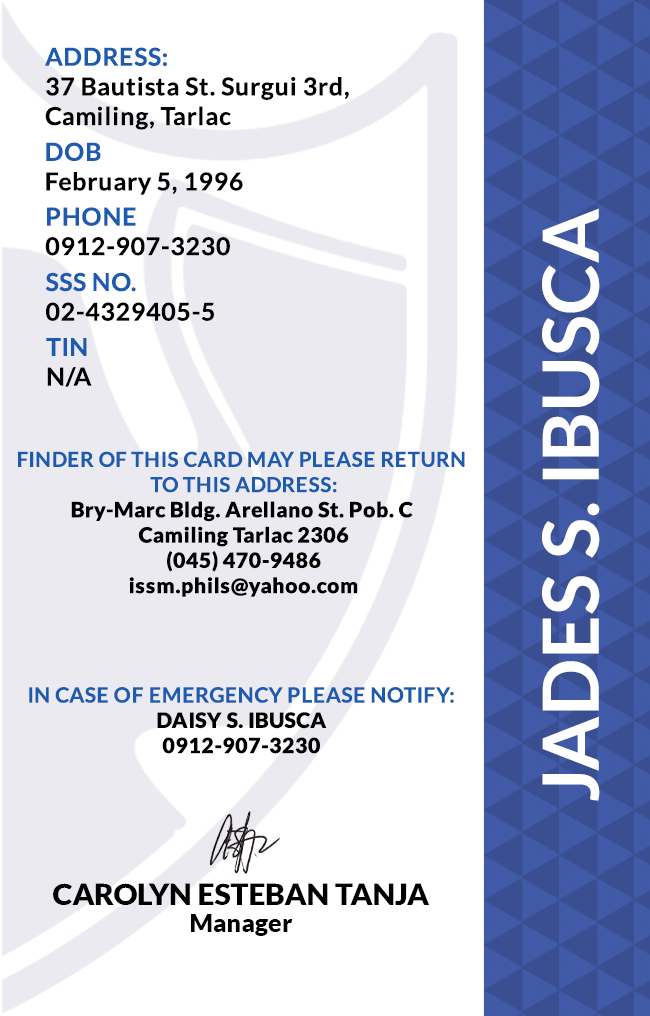
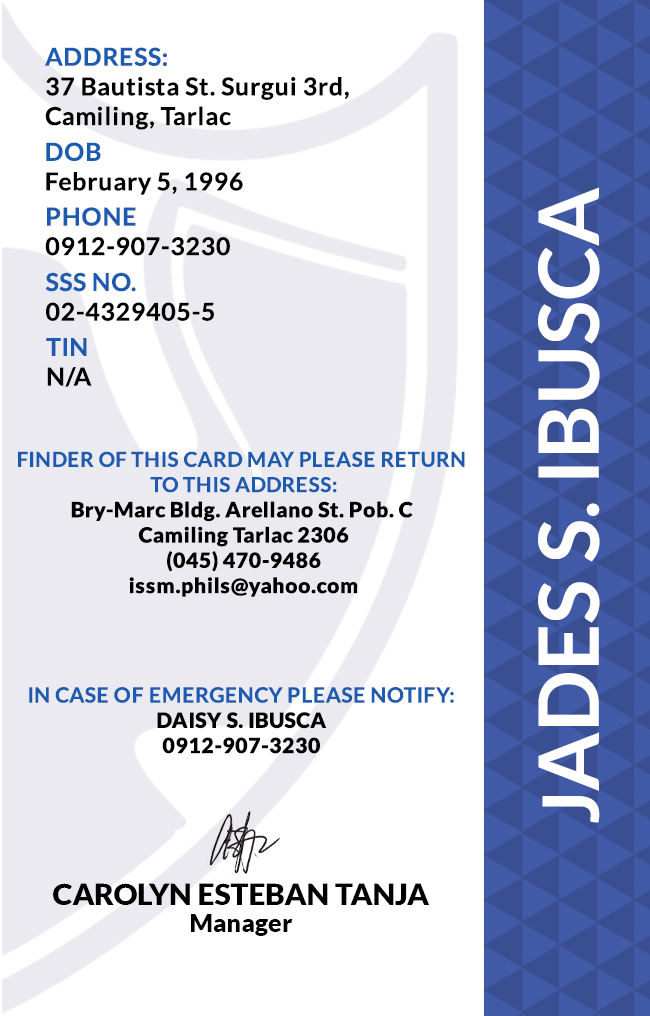
Two versions of the same layered image (650x1016). Layer-by-layer changes:
painted on "JADES S. IBUSCA" over (538, 187, 600, 823)
